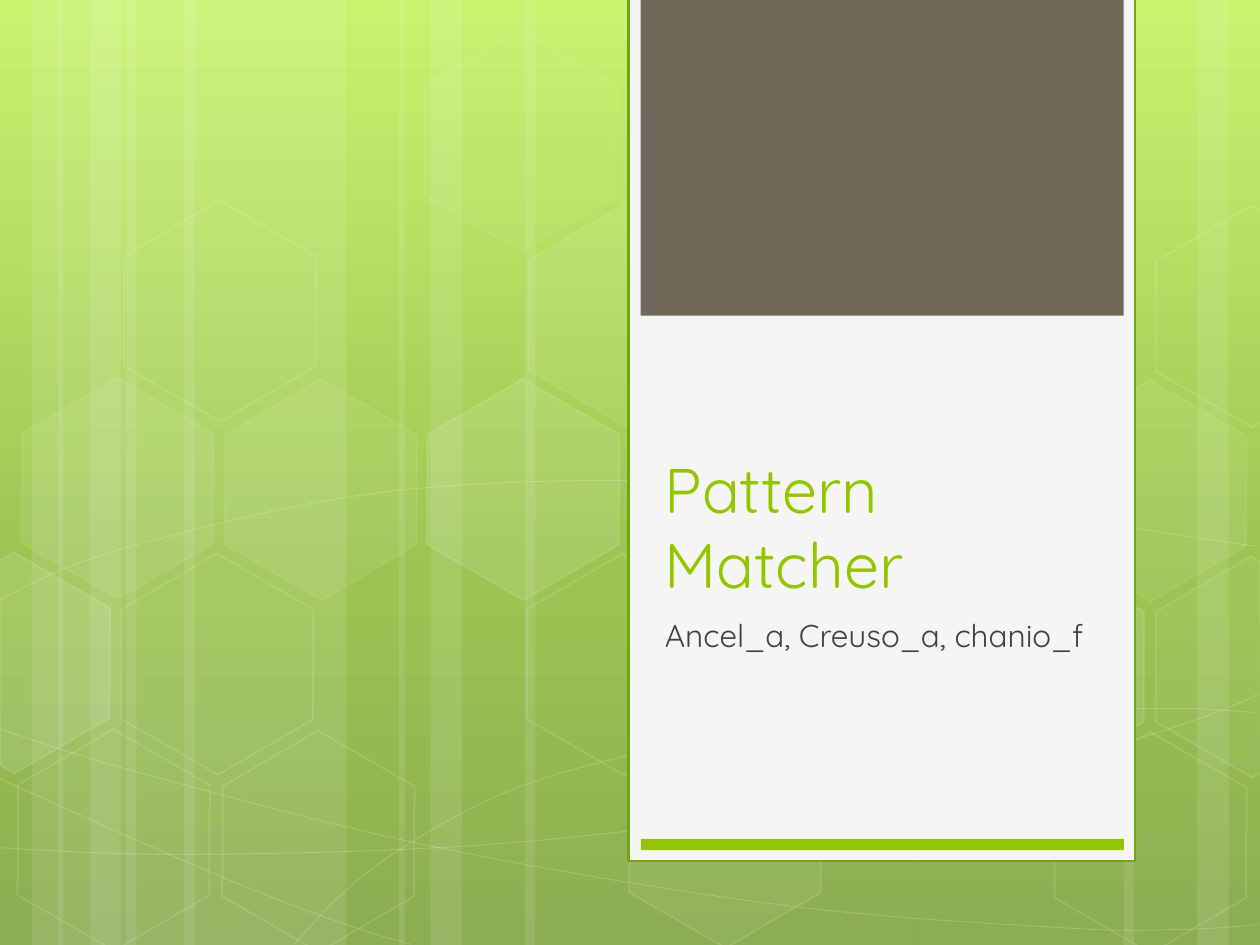
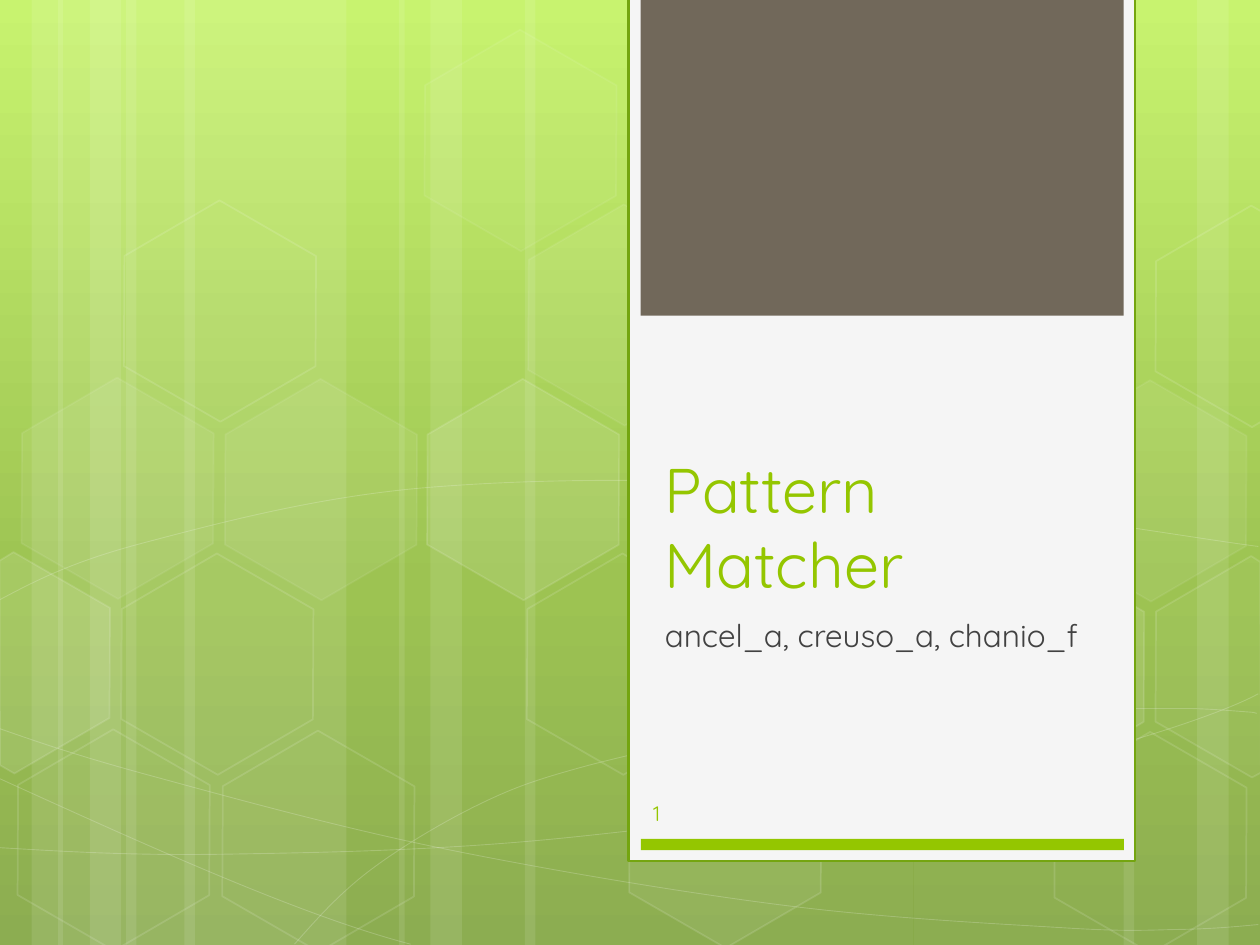
Before and after one commit to Surogate/ai-playground, a slide deck: slide 1 of Pattern Matcher.pptx. Drawn at 1260x945 pixels with LibreOffice and Linux fonts; fonts in the diff are those of the drawing. Boxes give left, top, right and bottom in pixels: in the first picture for what was removed or moved away, otherwise in the second. Text is boxed around its words. In the diff, an @@ line names an element or a change of style, - is before the commit and + after.

```diff
--- a/Pattern Matcher.pptx
+++ b/Pattern Matcher.pptx
@@ subtitle at [665,624,1078,652]: text changed @@
-Ancel_a, Creuso_a, chanio_f
+ancel_a, creuso_a, chanio_f
@@ page number added at [653,806,660,821], 12 pt, text #94C600 @@
+1
```
Also in this commit, not shown: 7 other slides changed, 2 other files.
